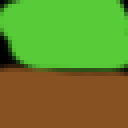
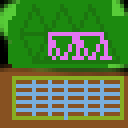
Layered file, before and after one edit (128 x 128). Changes by layer:
"Layer 2": blend normal → difference, painted on it over [8, 0, 128, 120]
"Layer 0": blend normal → difference over [12, 4, 124, 120]
